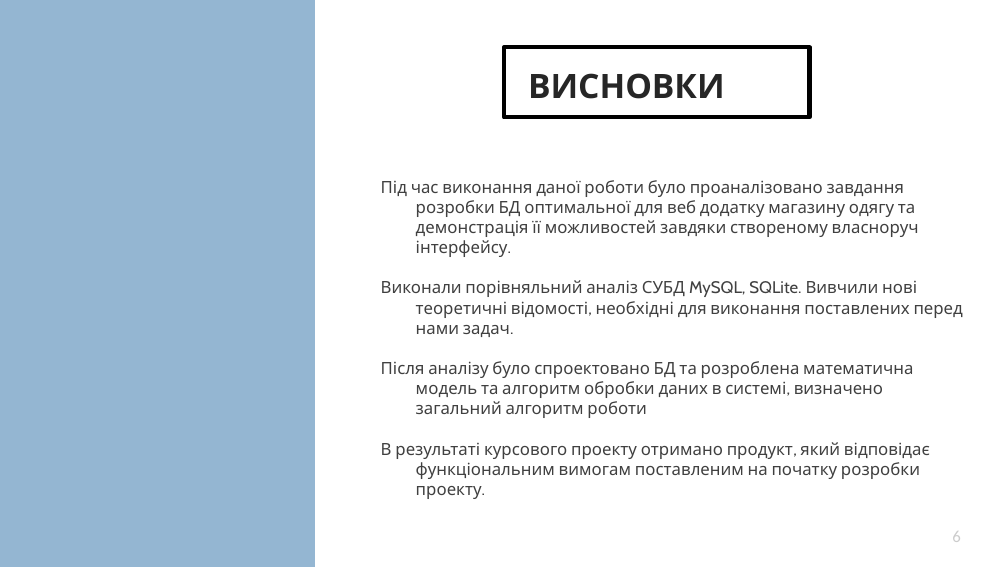
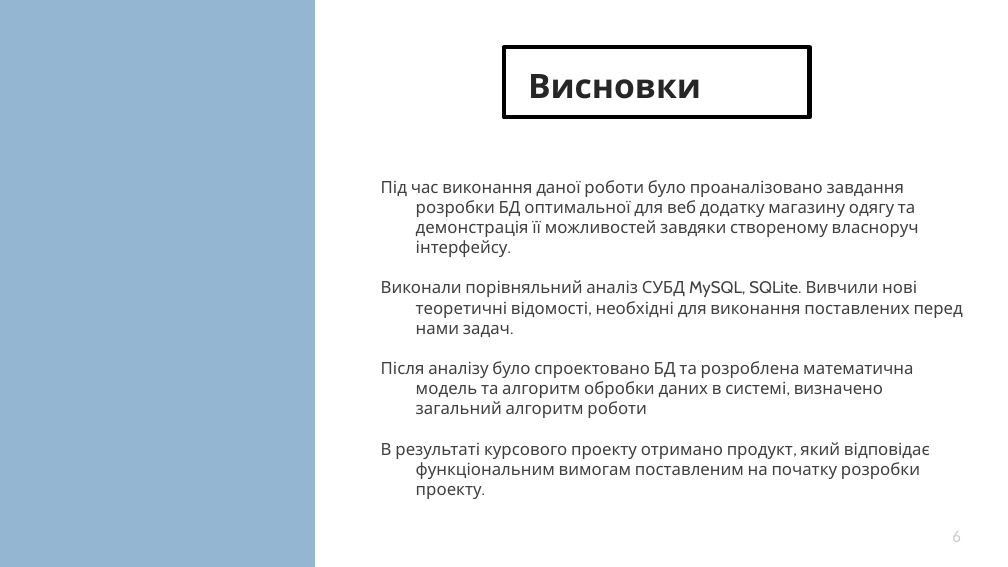
Before and after one commit to avrorilka/online-store-allium, a slide deck: slide 6 of Allium.pptx. Drawn at 1008x567 pixels with LibreOffice and Linux fonts; fonts in the diff are those of the drawing. Boxes give left, top, right and bottom in pixels: in the first picture for what was removed or moved away, otherwise in the second. Text is boxed around its words. In the diff, an @@ line names an element or a change of style, - is before the commit and + after.

```diff
--- a/Allium.pptx
+++ b/Allium.pptx
@@ title at bbox=[528, 74, 701, 99]: text changed @@
-ВИСНОВКИ
+Висновки
```
Also in this commit, not shown: 4 other slides changed.
